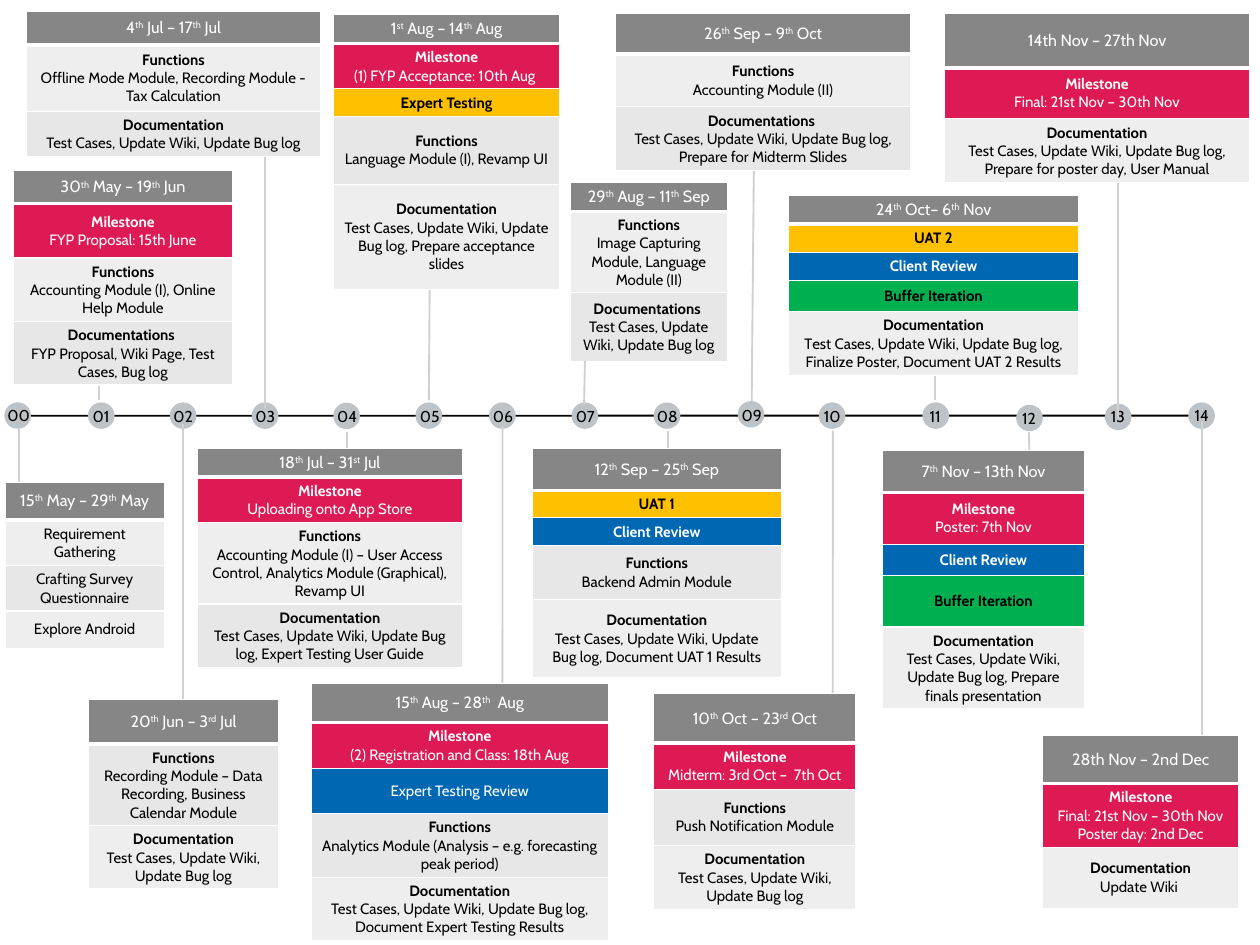
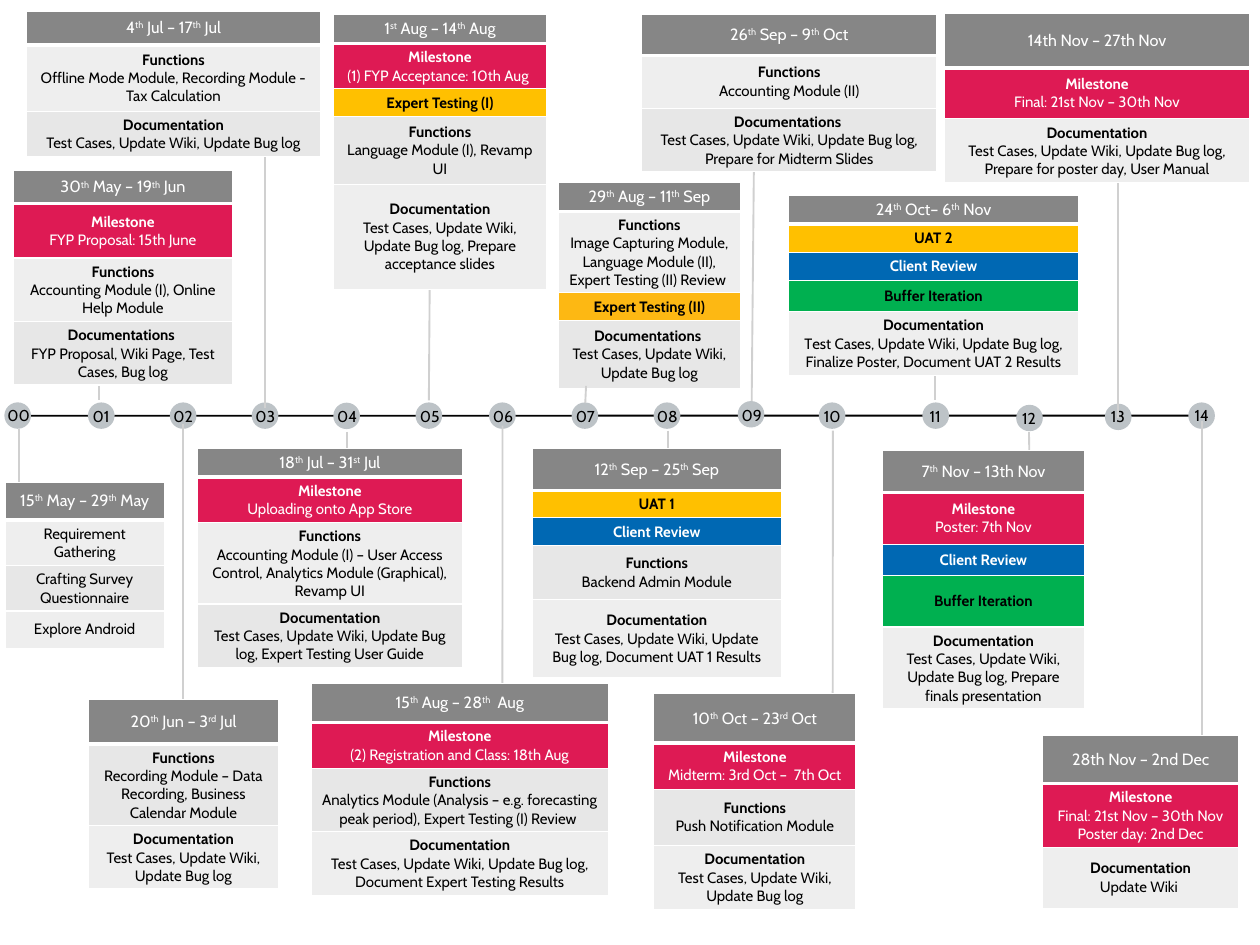
Before and after one commit to benguettachua/SmartHawker, a slide deck: slide 1 of FYP/Timeline and Diagram/FYPTimeline 15th June Edition.pptx. Drawn at 1260x945 pixels with LibreOffice and Linux fonts; fonts in the diff are those of the drawing. Boxes give left, top, right and bottom in pixels: in the first picture for what was removed or moved away, otherwise in the second. Text is boxed around its words. In the diff, an @@ line names an element or a change of style, - is before the commit and + after.

Commit message:
Documentation
Edited project timeline

```diff
--- a/FYP/Timeline and Diagram/FYPTimeline 15th June Edition.pptx
+++ b/FYP/Timeline and Diagram/FYPTimeline 15th June Edition.pptx
@@ table at [334,14,546,290] @@
-row 3, column 1: Expert Testing
+row 3, column 1: Expert Testing (I)
@@ table: place and size @@
-table at [334,14,560,290]
+table at [334,14,546,290]
@@ table: place and size @@
-table at [616,14,911,355]
+table at [642,14,937,357]
@@ table at [558,183,741,389] @@
-row 2: Functions / Image Capturing Module, Language Module (II)
+row 2: Functions / Image Capturing Module, Language Module (II), Expert Testing (II) Review
+row 3: Expert Testing (II)
@@ table: place and size @@
-table at [571,183,727,362]
+table at [558,183,741,389]
@@ line moved from (585, 361) - (584, 406) to (586, 386) - (585, 403) @@
@@ table at [311,683,608,913] @@
-row 3: Expert Testing Review
-row 4: Functions / Analytics Module (Analysis – e.g. forecasting peak period)
+row 3: Functions / Analytics Module (Analysis – e.g. forecasting peak period), Expert Testing (I) Review
```
